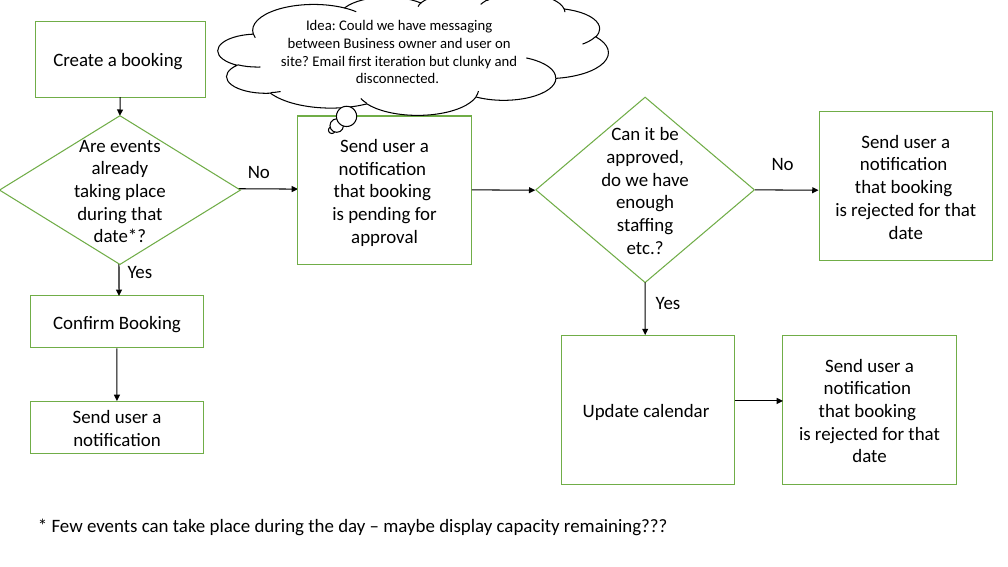
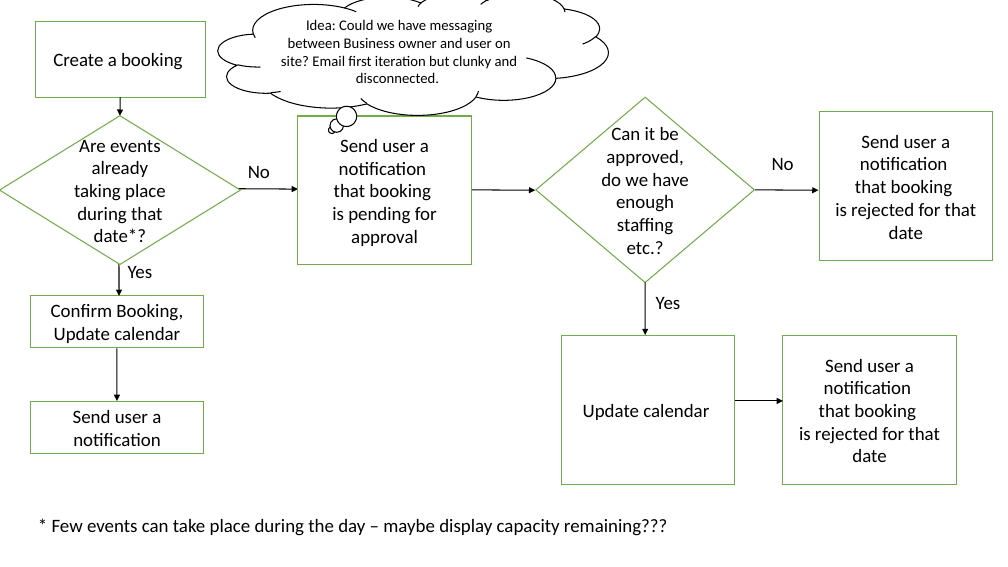
Before and after one commit to kamilliano/booking-app, a slide deck: slide 1 of specs/Booking_workflow.pptx. Drawn at 1008x567 pixels with LibreOffice and Linux fonts; fonts in the diff are those of the drawing. Boxes give left, top, right and bottom in pixels: in the first picture for what was removed or moved away, otherwise in the second. Text is boxed around its words. In the diff, an @@ line names an element or a change of style, - is before the commit and + after.

```diff
--- a/specs/Booking_workflow.pptx
+++ b/specs/Booking_workflow.pptx
@@ text in rectangle at bbox=[51, 304, 183, 343]: text changed @@
-Confirm Booking
+Confirm Booking,
+Update calendar
```
Also in this commit, not shown: 14 other files.
